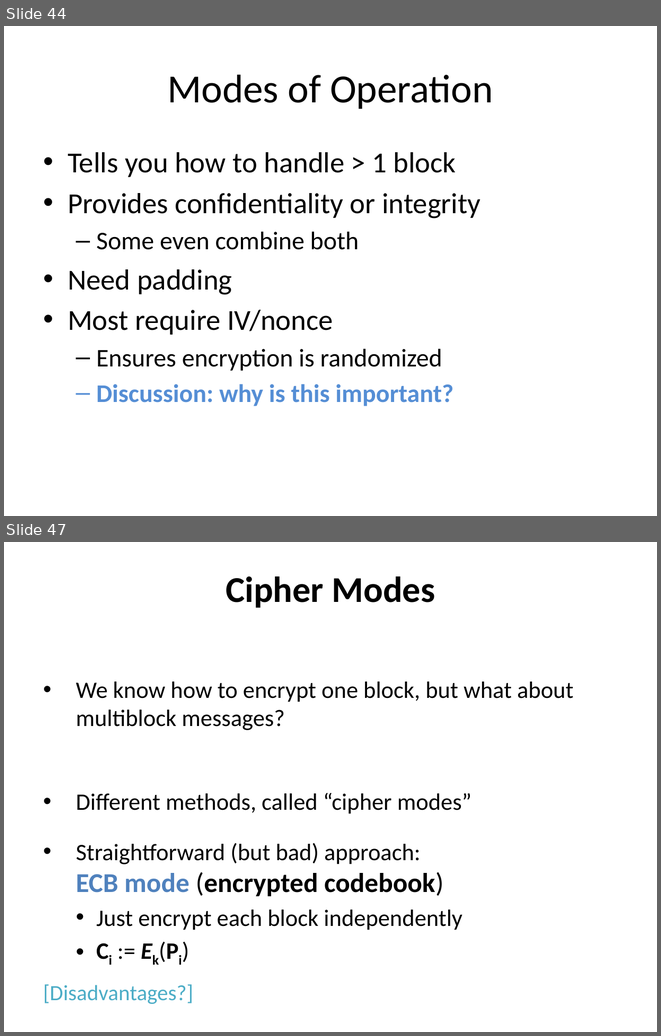
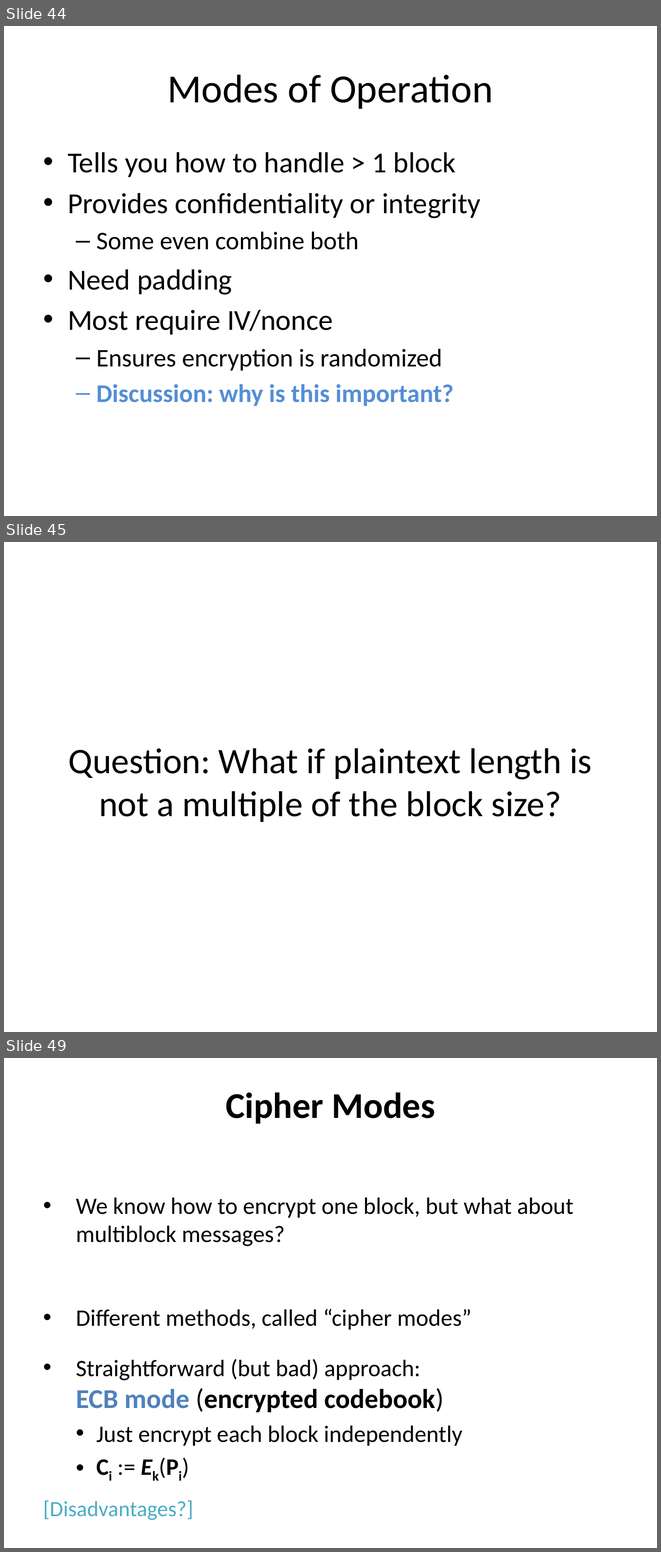
Before and after one commit to noise-lab/security-course, a slide deck: fall2016/lectures/4-Ciphers.pptx. Shown one above the other, each under a label of ours: slides 44 and 47 before the commit, slides 44, 45 and 49 after it; the slides between them are not shown. The pictures are 661x1036 and 661x1552 pixels, drawn with LibreOffice and Linux fonts; fonts in the diff are those of the drawing. Boxes give left, top, right and bottom in pixels: in the first picture for what was removed or moved away, otherwise in the second. Text is boxed around its words. In the diff, an @@ line names an element or a change of style, - is before the commit and + after.

```diff
--- a/fall2016/lectures/4-Ciphers.pptx
+++ b/fall2016/lectures/4-Ciphers.pptx
@@ slide 45 added at [4,542,657,1032], background #FFFFFF @@
@@ title added at [69,748,592,822], 39.6 pt, text #000000 @@
+Question: What if plaintext length is not a multiple of the block size?
@@ what was slide 47 is now slide 49 @@
```
Also in this commit, not shown: 3 slides changed, 3 other slides added, 7 other files.
